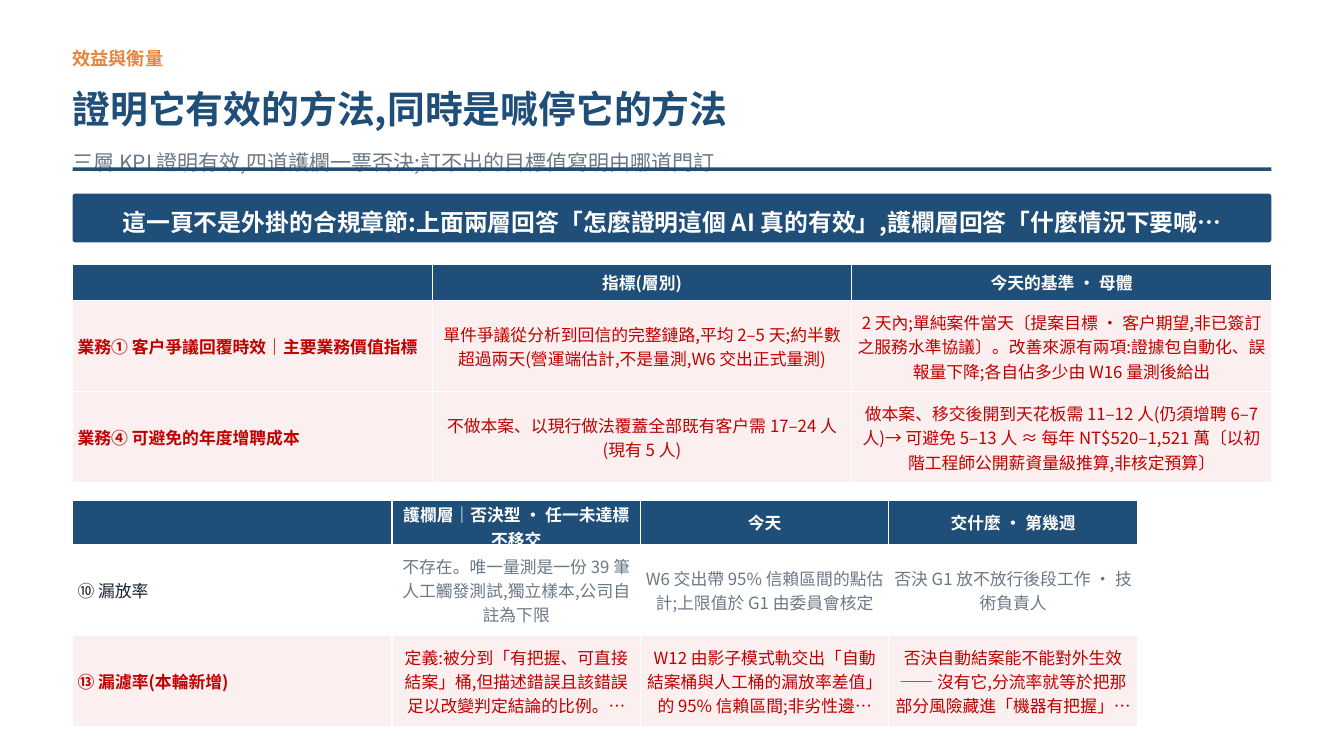
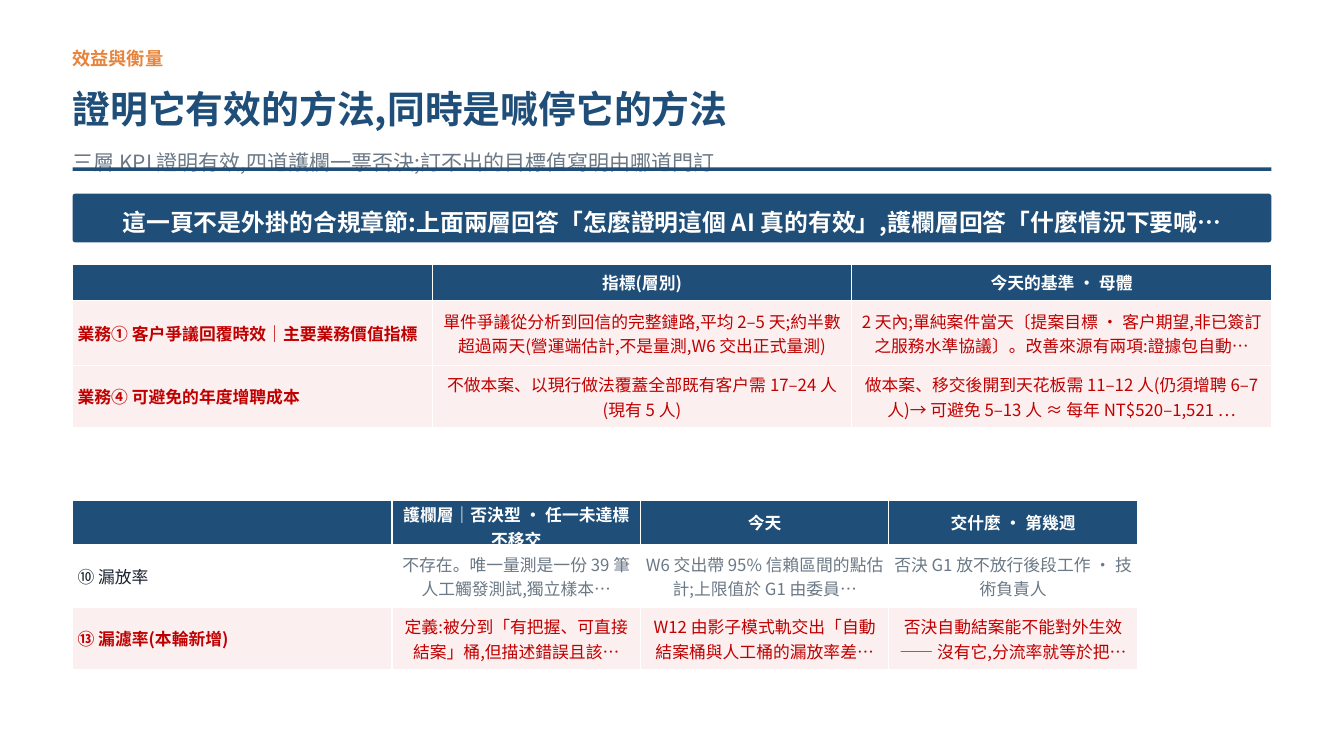
Before and after one commit to pokai-huang0828/UTS_workspace, a slide deck: slide 9 of Artificial Intelligence for Enterprises/Assessment3/_fixed.pptx. Drawn at 1344x756 pixels with LibreOffice and Linux fonts; fonts in the diff are those of the drawing. Boxes give left, top, right and bottom in pixels: in the first picture for what was removed or moved away, otherwise in the second. Text is boxed around its words. In the diff, an @@ line names an element or a change of style, - is before the commit and + after.

```diff
--- a/Artificial Intelligence for Enterprises/Assessment3/_fixed.pptx
+++ b/Artificial Intelligence for Enterprises/Assessment3/_fixed.pptx
@@ table at box(73, 264, 1271, 425) @@
-row 2, column 3: 2 天內;單純案件當天〔提案目標 · 客戶期望,非已簽訂之服務水準協議〕。改善來源有兩項:證據包自動化、誤報量下降;各自佔多少由 W16 量測後給出
+row 2, column 3: 2 天內;單純案件當天〔提案目標 · 客戶期望,非已簽訂之服務水準協議〕。改善來源有兩項:證據包自動…
-row 3, column 3: 做本案、移交後開到天花板需 11–12 人(仍須增聘 6–7 人)→ 可避免 5–13 人 ≈ 每年 NT$520–1,521 萬〔以初階工程師公開薪資量級推算,非核定預算〕
+row 3, column 3: 做本案、移交後開到天花板需 11–12 人(仍須增聘 6–7 人)→ 可避免 5–13 人 ≈ 每年 NT$520–1,521 …
@@ table at box(73, 500, 1136, 665) @@
-row 2, column 2: 不存在。唯一量測是一份 39 筆人工觸發測試,獨立樣本,公司自註為下限
+row 2, column 2: 不存在。唯一量測是一份 39 筆人工觸發測試,獨立樣本…
-row 2, column 3: W6 交出帶 95% 信賴區間的點估計;上限值於 G1 由委員會核定
+row 2, column 3: W6 交出帶 95% 信賴區間的點估計;上限值於 G1 由委員…
-row 3: ⑬ 漏濾率(本輪新增) | 定義:被分到「有把握、可直接結案」桶,但描述錯誤且該錯誤足以改變判定結論的比例。… | W12 由影子模式軌交出「自動結案桶與人工桶的漏放率差值」的 95% 信賴區間;非劣性邊… | 否決自動結案能不能對外生效 —— 沒有它,分流率就等於把那部分風險藏進「機器有把握」…
+row 3: ⑬ 漏濾率(本輪新增) | 定義:被分到「有把握、可直接結案」桶,但描述錯誤且該… | W12 由影子模式軌交出「自動結案桶與人工桶的漏放率差… | 否決自動結案能不能對外生效 —— 沒有它,分流率就等於把…
```
Also in this commit, not shown: 4 other slides changed, 4 other files.
